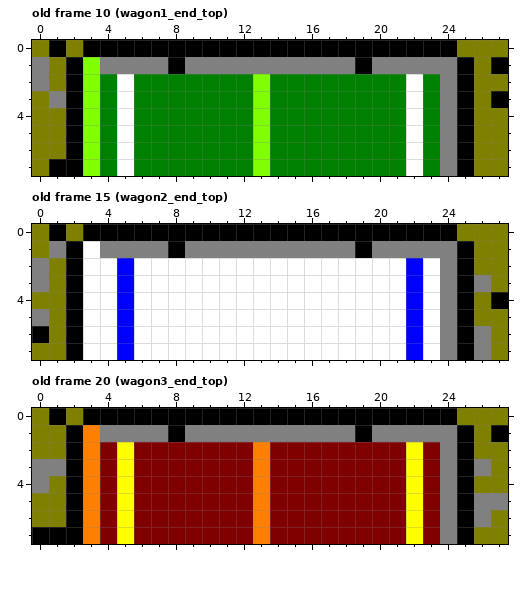
Pixel-art file -- gfx/src/track.aseprite. This is how it looked before the edit.
28x8 pixels, 36 frames. Colours within 5 levels of each other are drawn and written as one. Shown: old frame 10 (wagon1_end_top), old frame 15 (wagon2_end_top), old frame 20 (wagon3_end_top).
Now the later version:
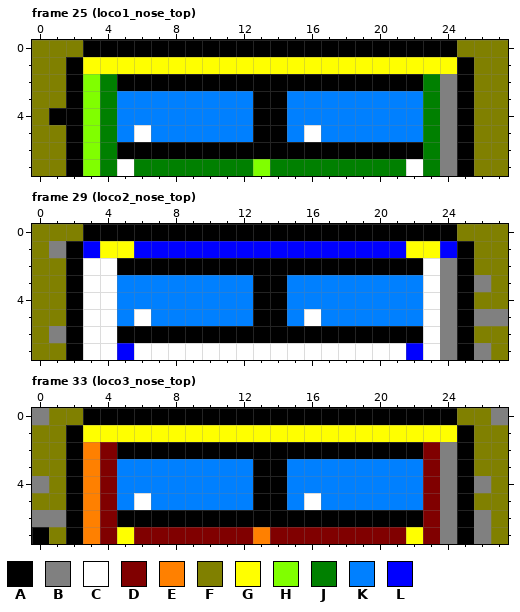
Palette (. is transparent): A #000000  B #808080  C #ffffff  D #800000  E #ff8000  F #808000  G #ffff00  H #80ff00  J #008000  K #0080ff  L #0000ff
A new or re-ordered frame is compared with the old frame closest to it.
Change:
frames 36 -> 39
Changed rows in their new state; - is an unchanged pixel.
Frame 25 (loco1_nose_top) is new; against old frame 10 (wagon1_end_top):
first column x 0:
0 -F--------------------------
1 F--GGGGGGGGGGGGGGGGGGGGGG--F
2 F----AAAAAAAAAAAAAAAAAA-----
3 -F---KKKKKKKKAAKKKKKKKK----F
4 -A---KKKKKKKKAAKKKKKKKK-----
5 -----KCKKKKKKAAKCKKKKKK-----
6 -----AAAAAAAAAAAAAAAAAA-----
7 -F--------------------------
Frame 29 (loco2_nose_top) is new; against old frame 15 (wagon2_end_top):
first column x 0:
0 -F--------------------------
1 ---LGGLLLLLLLLLLLLLLLLGGL---
2 F----AAAAAAAAAAAAAAAAAA-----
3 F----KKKKKKKKAAKKKKKKKK-----
4 -----KKKKKKKKAAKKKKKKKK----F
5 F----K-KKKKKKAAK-KKKKKK---BB
6 FB---AAAAAAAAAAAAAAAAAA---F-
Frame 33 (loco3_nose_top) is new; against old frame 20 (wagon3_end_top):
first column x 0:
0 BF-------------------------B
1 ---GGGGGGGGGGGGGGGGGGGGGG--F
2 -----AAAAAAAAAAAAAAAAAA-----
3 FF---KKKKKKKKAAKKKKKKKK---F-
4 -----KKKKKKKKAAKKKKKKKK---B-
5 -----KCKKKKKKAAKCKKKKKK---FF
6 BB---AAAAAAAAAAAAAAAAAA-----
7 -F------------------------B-
Boxes around the changes in both pictures, in picture pixels (x1, y1, x2, y2):
changed: (32, 40, 508, 176)
changed: (32, 224, 508, 343)
changed: (32, 408, 508, 544)
